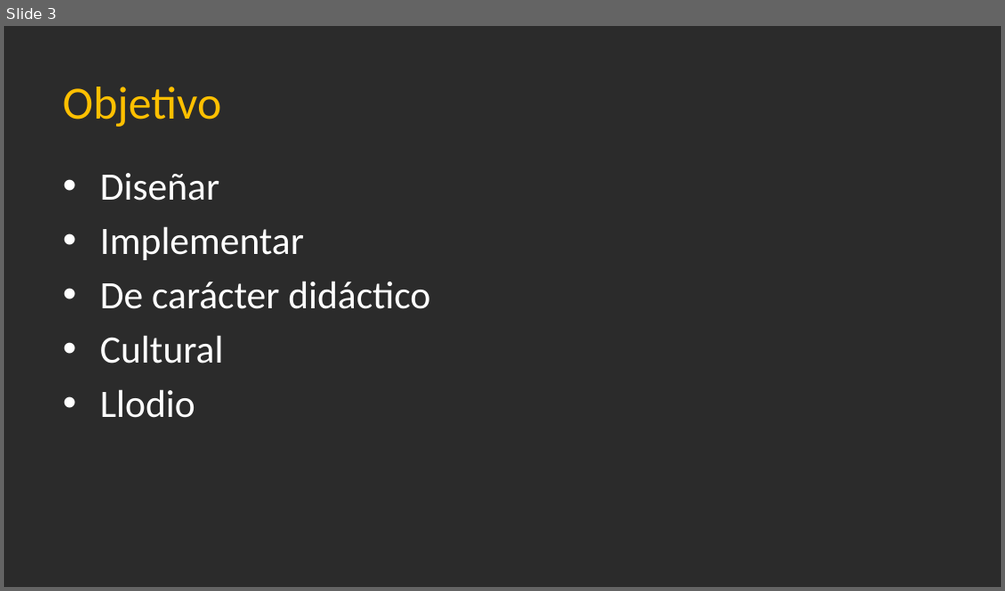
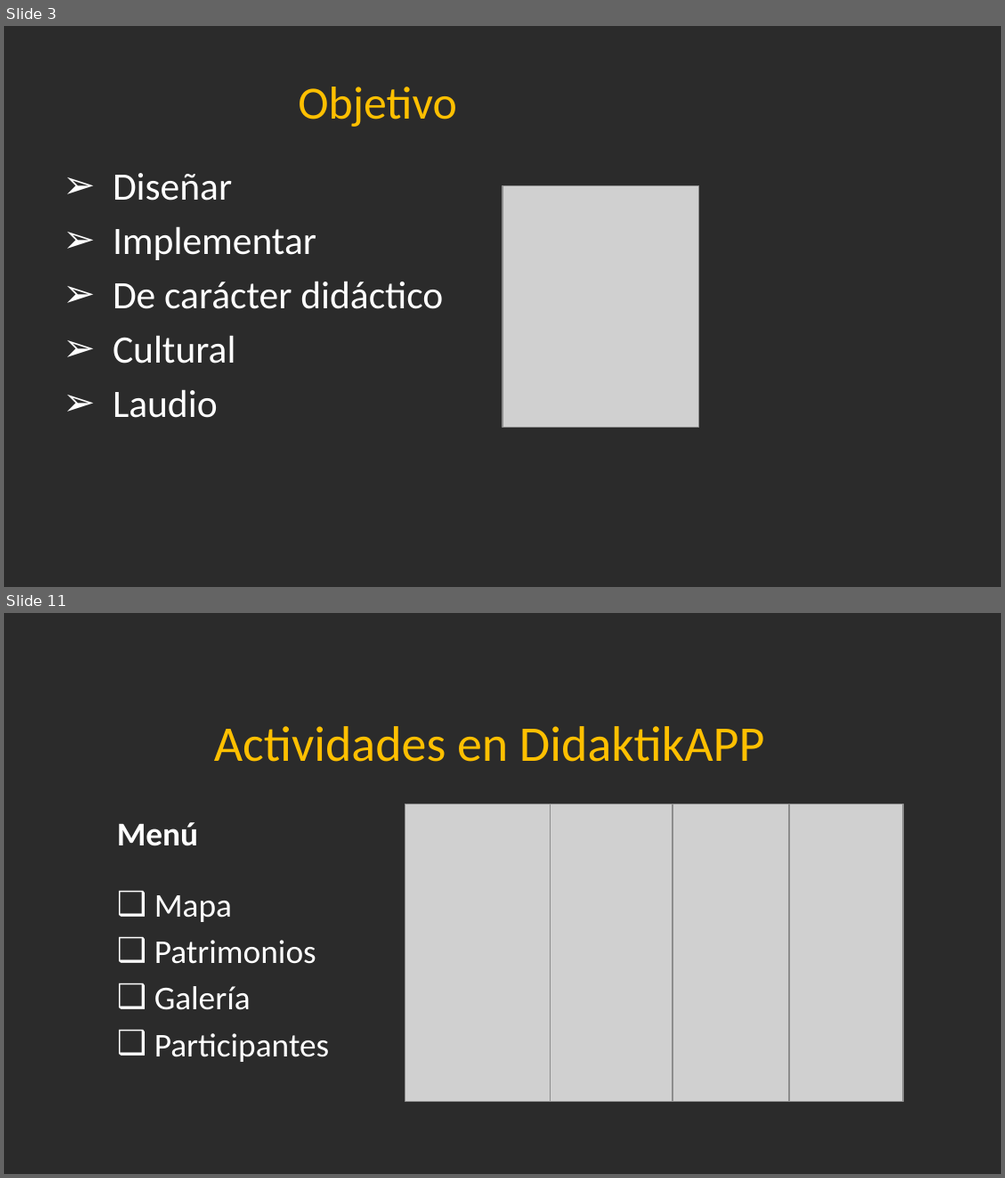
Before and after one commit to Jandycon/PROYECTOAPP, a slide deck: DidaktikApp.pptx. Shown one above the other, each under a label of ours: slide 3 before the commit, slides 3 and 11 after it; the slides between them are not shown. The pictures are 1005x591 and 1005x1178 pixels, drawn with LibreOffice and Linux fonts; fonts in the diff are those of the drawing; grey boxes stand for pictures; background and template pictures are left out; a plain dark background stands for a picture behind light text. Boxes give left, top, right and bottom in pixels: in the first picture for what was removed or moved away, otherwise in the second. Text is boxed around its words. In the diff, an @@ line names an element or a change of style, - is before the commit and + after.

```diff
--- a/DidaktikApp.pptx
+++ b/DidaktikApp.pptx
@@ slide 11 added at box(4, 613, 1001, 1174), background picture (left out) @@
@@ text added at box(214, 726, 764, 762), 36 pt, text #FFC000 @@
+Actividades en DidaktikAPP
@@ text added at box(117, 822, 198, 846), 24 pt, text #FFFFFF, bold @@
+Menú
@@ picture added at box(404, 803, 550, 1101) @@
@@ picture added at box(527, 803, 673, 1101) @@
@@ picture added at box(644, 803, 790, 1101) @@
@@ picture added at box(758, 803, 903, 1101) @@
@@ text added at box(154, 895, 329, 1062), 24 pt, text #FFFFFF @@
+❑ Mapa
+❑ Patrimonios
+❑ Galería
+❑ Participantes
@@ slide 3 changed as well @@
@@ text "Objetivo" at box(298, 87, 457, 127): alignment left to centre @@
@@ text at box(113, 173, 443, 363): bullet • to ➢ @@
@@ picture added at box(502, 185, 699, 427) @@
@@ text at box(113, 389, 218, 418): text changed @@
-• Llodio
+➢ Laudio
```
Also in this commit, not shown: 3 other slides changed, 7 other slides added, 1 slide removed.
